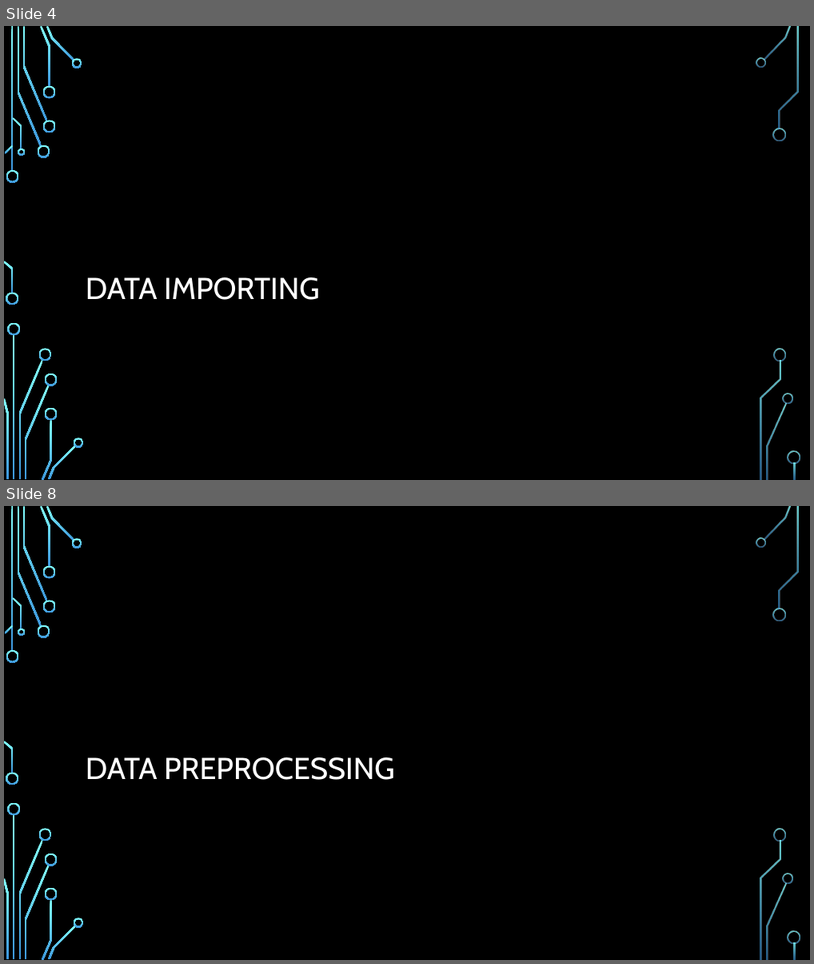
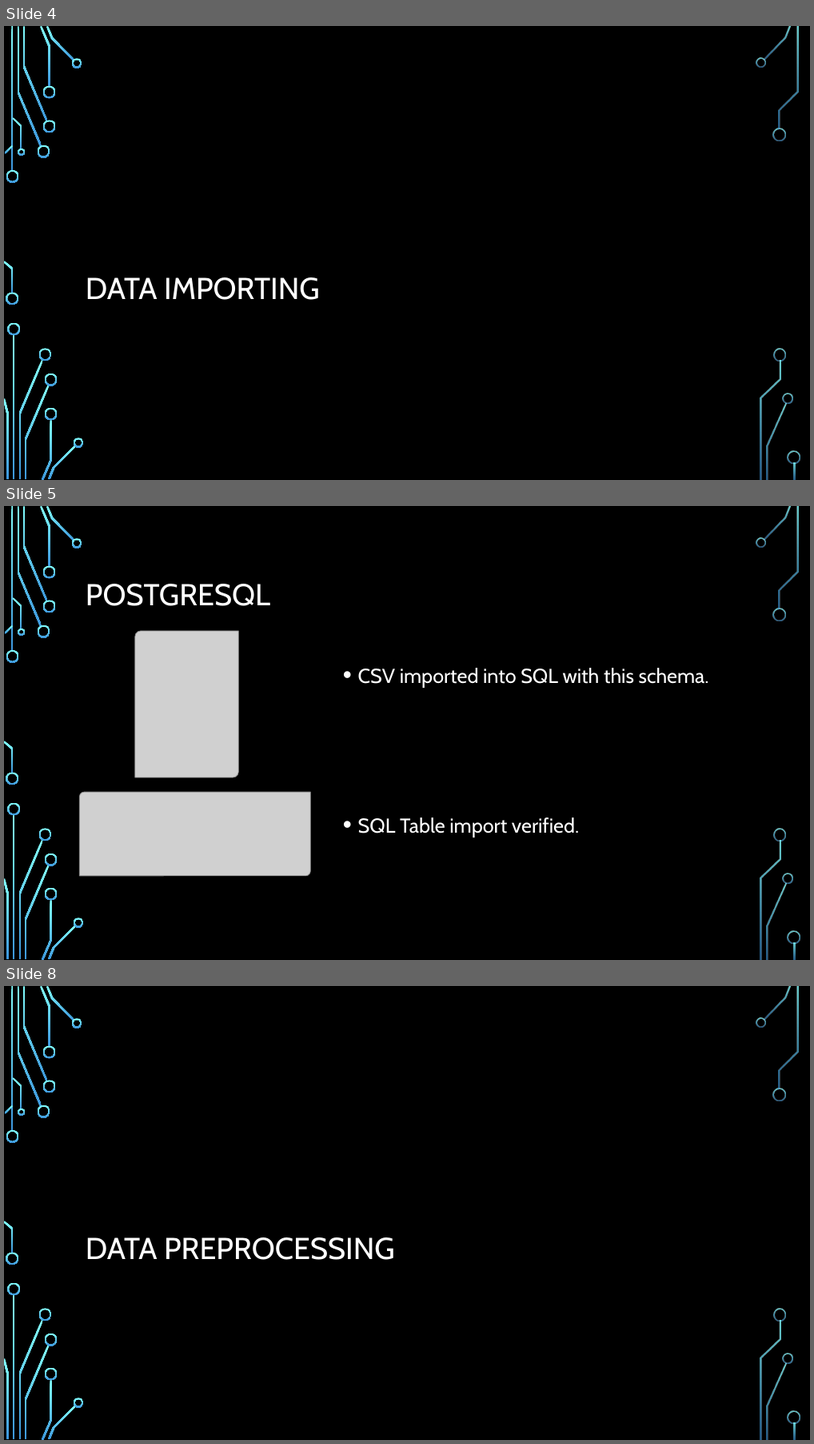
Before and after one commit to ddaniel2024/Project-4, a slide deck: Employee Attrition Prediction Presentation.pptx. Shown one above the other, each under a label of ours: slides 4 and 8 before the commit, slides 4, 5 and 8 after it; the slides between them are not shown. The pictures are 814x964 and 814x1444 pixels, drawn with LibreOffice and Linux fonts; fonts in the diff are those of the drawing; grey boxes stand for pictures; background and template pictures are left out. Boxes give left, top, right and bottom in pixels: in the first picture for what was removed or moved away, otherwise in the second. Text is boxed around its words. In the diff, an @@ line names an element or a change of style, - is before the commit and + after.

```diff
--- a/Employee Attrition Prediction Presentation.pptx
+++ b/Employee Attrition Prediction Presentation.pptx
@@ slide 5 added at (4, 506, 810, 960), background picture (left out); not listed: 36 template elements that a slide beside it also shows @@
@@ title added at (86, 584, 270, 606), 36 pt, text #FFFFFF @@
+POSTGRESQL
@@ picture added at (135, 631, 238, 777) @@
@@ text added at (358, 668, 710, 837), 24 pt, text #FFFFFF @@
+• CSV imported into SQL with this schema.
+• SQL Table import verified.
@@ picture added at (80, 792, 310, 876) @@
```
Also in this commit, not shown: 13 slides changed, 7 other slides added, 8 slides removed, 10 other files.
